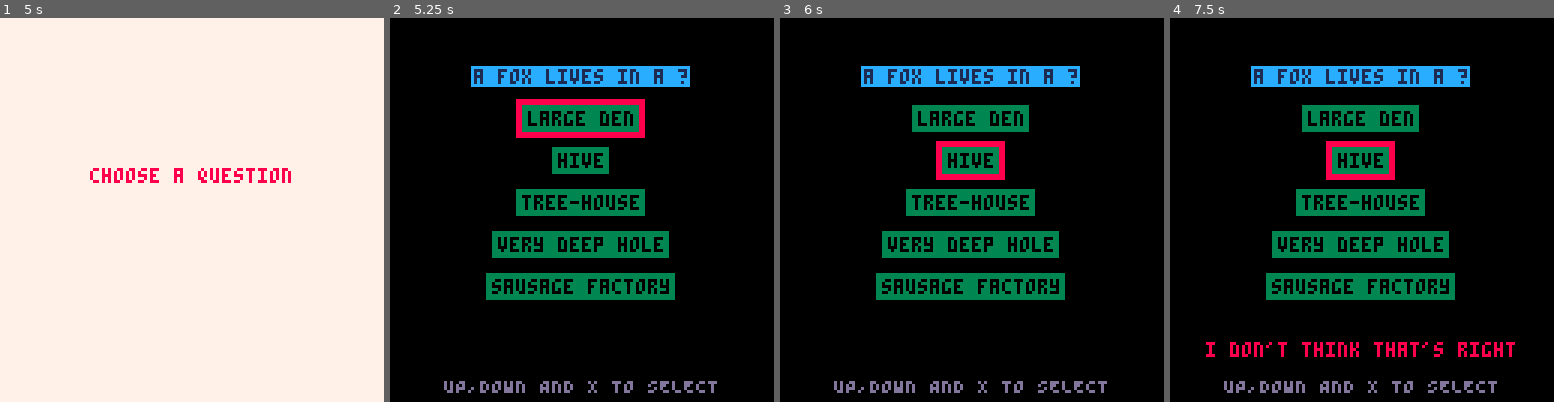
Above: before the commit, frames 1-4 (left to right).
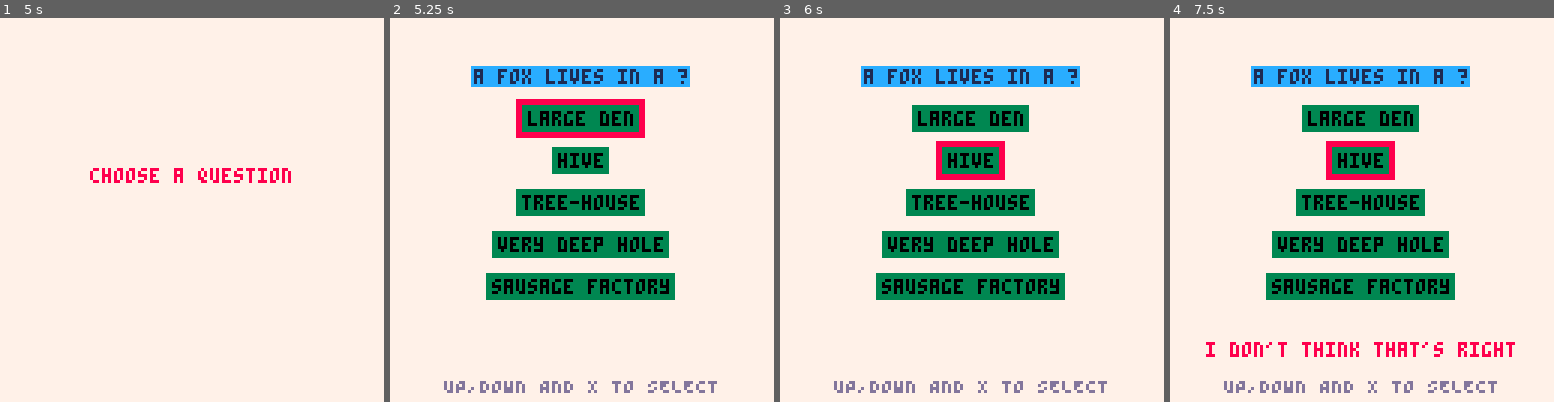
Above: after the commit, the same moments.

Repository: Mackeriah/FurlockBones-game
Game: PICO-8 cartridge furlock bones.p8
The game is run twice, just before and just after one commit, with the same random seed, the same clock (stepped at 60 frames per second) and the same inputs.
Inputs:
- Up to frame 1 (5 s): tap X (X key) at 0.33, 1.07, 1.85, 2.97, 4.08 s; tap O (Z key) at 0.7, 1.7, 2.1, 2.5, 2.9, 3.3, 3.7, 4.1, 4.5, 4.9 s; hold Right 1.6-2.1 s; hold Up 2.15-2.42 s; hold Right 2.47-3.03 s; hold Left 3.08-3.58 s; hold Down 3.63-3.97 s; hold Right 4.02-4.68 s; hold Up from 4.73 s (still down)
- Up to frame 2 (5.25 s): release Up at 5.03 s; hold Left from 5.08 s (still down); tap X (X key) at 5.2 s
- Up to frame 3 (6 s): tap O (Z key) at 5.3, 5.7 s; release Left at 5.68 s; hold Down from 5.73 s (still down)
- Up to frame 4 (7.5 s): release Down at 6.03 s; hold Right 6.08-6.58 s; tap O (Z key) every 0.4 s from 6.1 to 7.3 s; tap X (X key) at 6.32, 7.43 s; hold Right 6.63-7.13 s; hold Up 7.18-7.45 s

Frame 1 is identical in both runs. In frame 2, 83% of the frame differs, in the area x 0-100%, y 0-100%; in frame 3, 83%; in frame 4, 82%.

Commit message:
wordgame

Diff:
--- a/furlock bones.p8
+++ b/furlock bones.p8
@@ -139,10 +139,7 @@
 end
 
 function conversation_system()
-	-- none == no conversation
-	-- start == player can choose to start conversation
-	-- levelx == player in conversation
-	if wordgame.displayed == false then -- to stop buttons affecting conversations
+	if wordgame.displayed == false then -- to stop movement buttons affecting conversations
 		if conversation_state == "start" then
 			new_conversation({conversation.character,"press x to talk"})
 			if (btnp(❎)) then
@@ -246,9 +243,9 @@
 -->8
 -- word game functions
 function init_wordgame()
-	wordgame = {} -- create empty array to store multiple strings
-	wordgame.string = {} -- empty array to store individual string?
-	wordgame.answers = {} -- store page wordgame answers
+	wordgame = {} -- empty array to store multiple strings
+	wordgame.question = {} -- empty array to store question string
+	wordgame.answers = {} -- empty array to store answer strings
 	wordgame.pagesCollected = false
 	wordgame.selectedQuestion = 1
 	wordgame.selectedAnswer = 1
@@ -289,7 +286,7 @@
 end
 
 function store_wordgame_questions(txt)
-	wordgame.string = txt
+	wordgame.question = txt
 end
 
 function store_wordgame_answers(txt)
@@ -297,8 +294,8 @@
 end
 
 function wordgame_draw_question_list()
+	rectfill(0, 0, 127, 127, 7) -- fill screen
 	if (wordgame.state == "question_list") then
-		rectfill(0, 0, 127, 127, 7) -- fill screen
 		print_centered("choose a question", 50, 8)
 		if (btnp(❎)) then
 			wordgame.state = "chosen_question"
@@ -308,12 +305,12 @@
 	end
 end
 
-function wordgame_draw_chosen_question() -- based on draw_conversation
+function wordgame_draw_chosen_question()
  -- ** QUESTION LOGIC**
 	local maxTextWidth = 0
-	for i=1, #wordgame.string do -- the # gets array length
-		if #wordgame.string[i] > maxTextWidth then -- loop through array and find longest text element
-			maxTextWidth = #wordgame.string[i] -- set max width to longest element so box wide enough
+	for i=1, #wordgame.question do -- the # gets array length
+		if #wordgame.question[i] > maxTextWidth then -- loop through array and find longest text element
+			maxTextWidth = #wordgame.question[i] -- set max width to longest element so box wide enough
 		end
 	end
 
@@ -324,15 +321,15 @@
 	local textbox_y = camera_y + 16 -- controls vertical location of text box (0 top, 127 bottom)
 
 	local textbox_width = textbox_x+(maxTextWidth*4)  -- *4 to account for character width
-	local textbox_height = textbox_y + #wordgame.string * 6 -- *6 for character height
+	local textbox_height = textbox_y + #wordgame.question * 6 -- *6 for character height
 
 	-- draw outer border text box
 	--rectfill(textbox_x-2, textbox_y-2, textbox_width+2, textbox_height+2, 0)
 	rectfill(textbox_x, textbox_y, textbox_width, textbox_height, 12)
 
 	-- write text
-	for i=1, #wordgame.string do  -- the # gets the legnth of the array 'text'
-		local txt = wordgame.string[i]
+	for i=1, #wordgame.question do  -- the # gets the legnth of the array 'text'
+		local txt = wordgame.question[i]
 		-- local tx = textbox_x +1 -- add 1 pixel of outside of box and text
 		local tx = camera_x + 64 - #txt * 2 -- centre text based on length of string txt
 		local ty = textbox_y -5+(i*6) -- padding for top of box but because for loop starts at 1 we need to subtract 5
@@ -381,9 +378,7 @@
 
 	-- use up and down to select a question unless already correctly answered
 	if correct == true then
-		if (btnp(❎)) then
-			wordgame.state = "question_list"
-		end
+		if (btnp(❎)) then wordgame.state = "question_list" end -- return to list of questions
 	else
 		if (btnp(3)) then
 			if wordgame.selectedAnswer > #wordgame.answers-1 then
